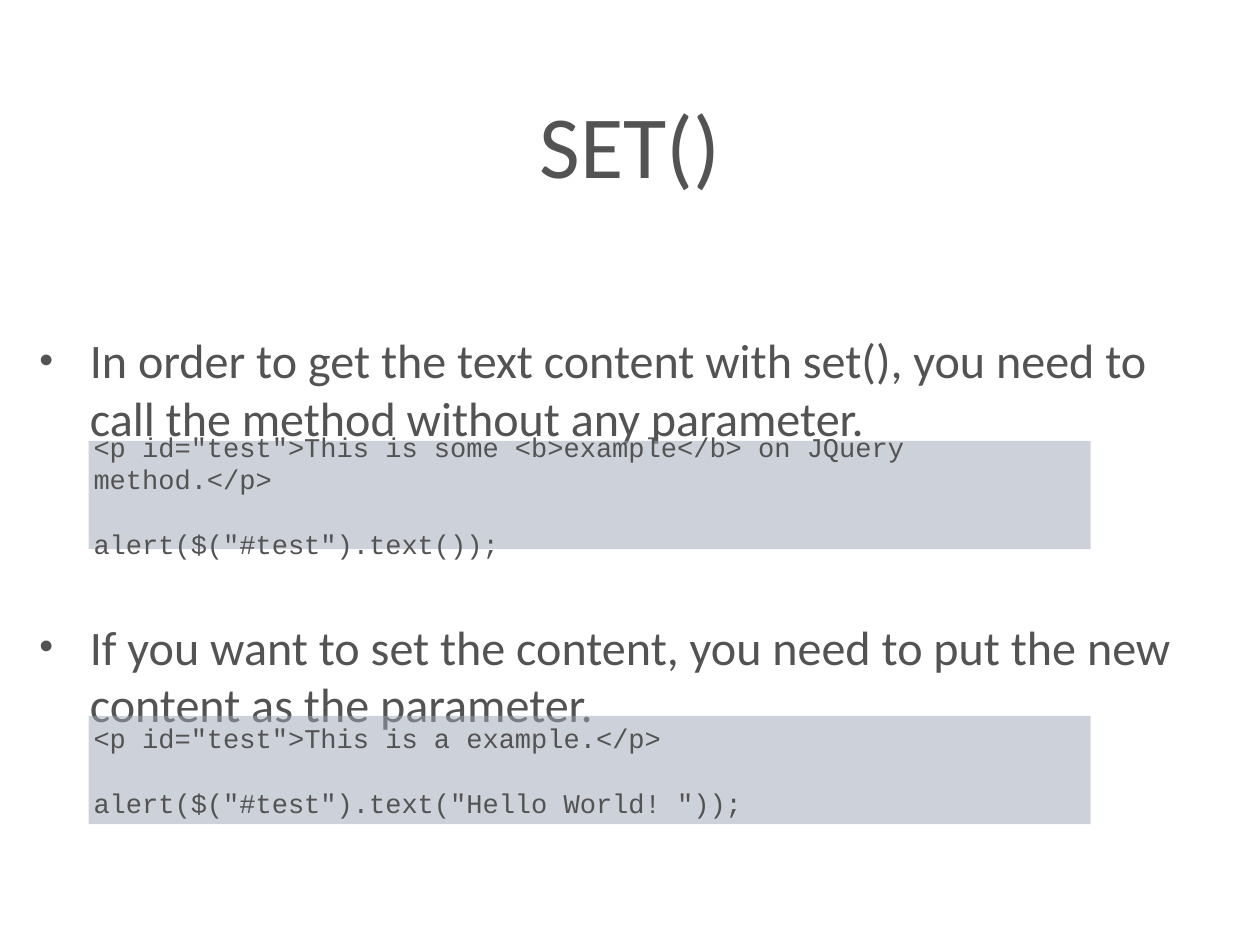
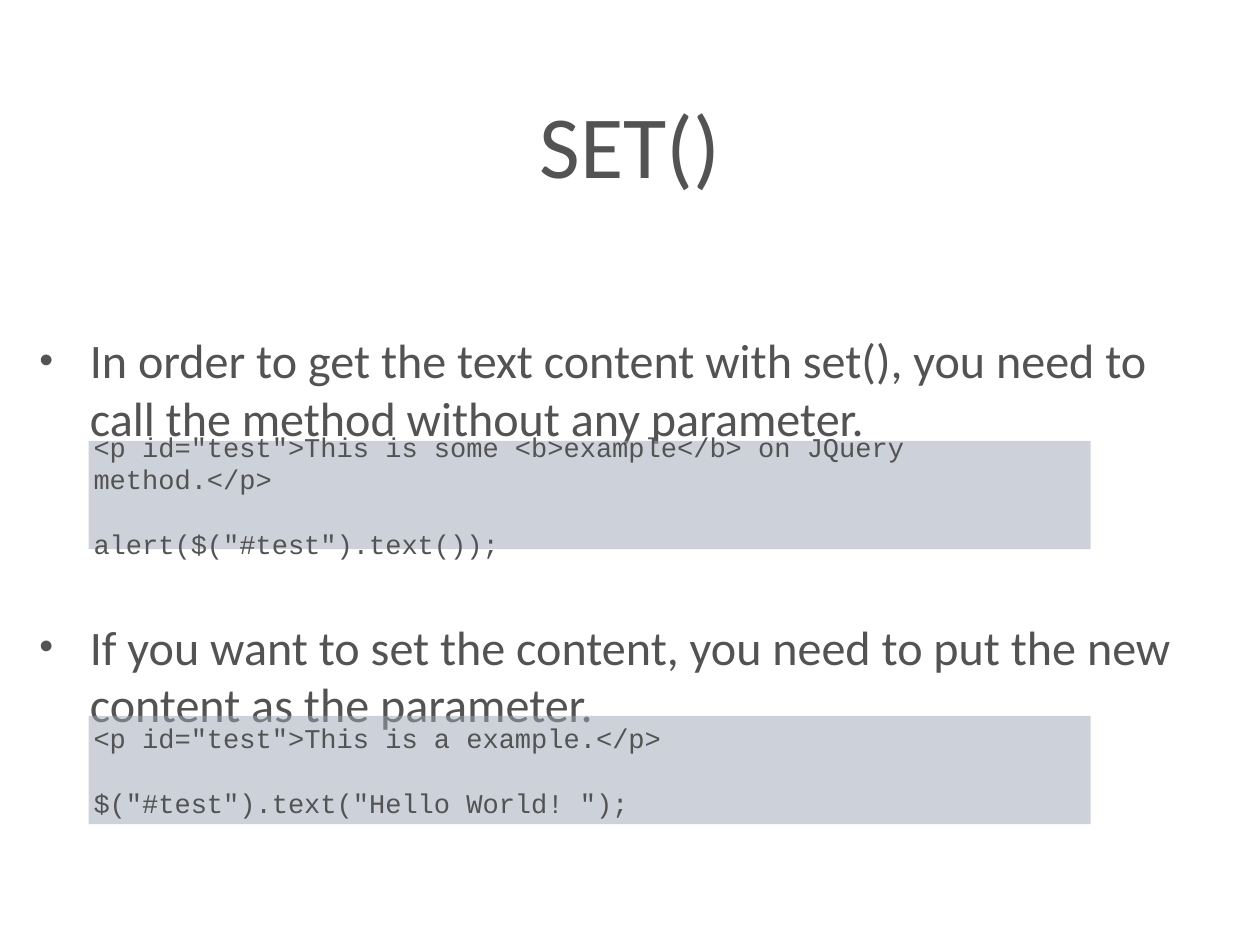
Before and after one commit to kenton-steiner18/Techtasks, a slide deck: slide 19 of presentation/jQuery.pptx. Drawn at 1260x945 pixels with LibreOffice and Linux fonts; fonts in the diff are those of the drawing; background and template pictures are left out. Boxes give left, top, right and bottom in pixels: in the first picture for what was removed or moved away, otherwise in the second. Text is boxed around its words. In the diff, an @@ line names an element or a change of style, - is before the commit and + after.

Commit message:
Add files via upload
minor text fix

```diff
--- a/presentation/jQuery.pptx
+++ b/presentation/jQuery.pptx
@@ text in rectangle at [94, 794, 563, 819]: text changed @@
-alert($("#test").text("Hello World! "));
+$("#test").text("Hello World! ");
```
Also in this commit, not shown: 4 other slides changed.
